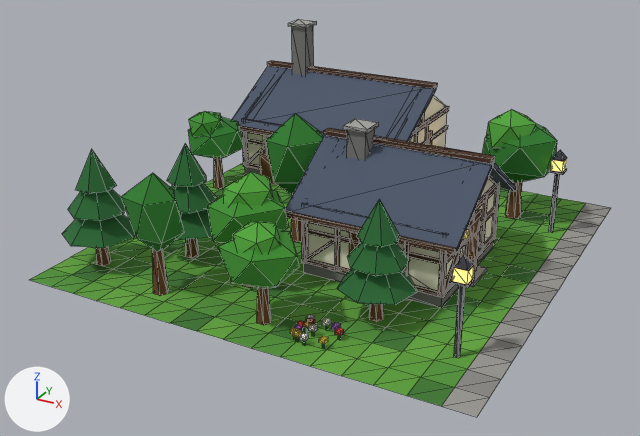
A saved change to the glTF model assets/models/town/chunk_1_3.glb.
One viewpoint serves both versions: a 50 mm lens placed at (37.7, -82.8, 14.1), pointed at (23.2, -56.4, 0.9). The lights are fixed; the arrows at lower left show +X, +Y and +Z. The picture after the commit comes second. Mesh edges are drawn as thin lines. Vertices at exactly the same position are counted once.

Names of what the first picture shows: 'chunk_1_3'.
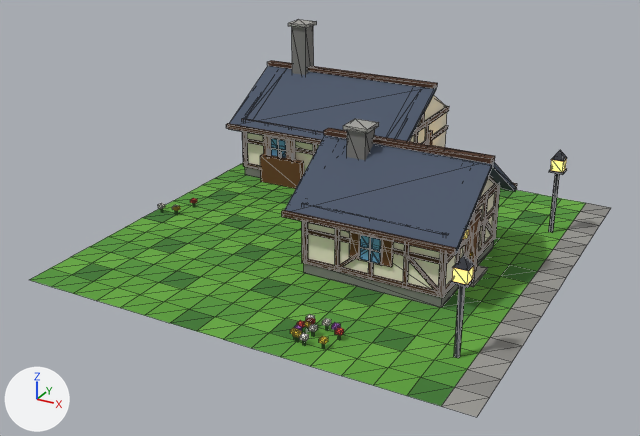
The change, as a list of edits to the scene's bpy script:
```text
Change me_chunk_1_3:
    used by ob_chunk_1_3; location = (0.0, 0.0, 0.0)
    remove me_chunk_1_3.from_pydata(...)  # 2389 vertices, 3718 faces; spans x 15.6..32.0, y -64.0..-46.0, z 0.0..6.3
    add me_chunk_1_3.from_pydata(...)  # 2061 vertices, 3182 faces; spans x 15.9..32.0, y -64.0..-46.0, z 0.0..6.3
    me_chunk_1_3 part 1: the loose piece of 8 vertices spanning x 24.0..25.2, y -59.1..-59.0, z 0.5..1.6 is multiplied about its middle by the matrix ((0.0, 0.975, 0.0), (-0.089, 0.0, -0.971), (-0.971, 0.0, 0.089)), then moved by (-0.6, 10.1, 0.0)
    me_chunk_1_3 part 2: 31 loose pieces with 336 vertices, spanning x 15.6..30.2, y -63.7..-49.2, z 0.0..4.9, are deleted
    me_chunk_1_3 part 3
    44 vertices are removed from x 16.0..29.1, y -59.1..-47.6, z 0.5..1.6
    96 faces are deleted
    10 vertices move within x 16.0..29.1, y -59.1..-48.8, z 0.6..1.5
    50 vertices are added at x 16.0..29.1, y -59.1..-48.9, z 0.5..1.6
    10 new vertices lie (0.0, -1.1, 1.0) away from vertices in x 16.0..29.0, y -54.1..-48.8, z 0.5..0.6
    120 new faces join them, mat_timber
    me_chunk_1_3 part 4
    8 vertices are removed from x 17.0..18.1, y -52.1..-52.0, z 0.5..1.6
    17 faces are deleted
    5 new faces join them, mat_timber
    other edits to the shape of me_chunk_1_3 do not show in these pictures
    remove me_chunk_1_3.materials.append(mat_trunk)
    remove me_chunk_1_3.materials.append(mat_leaf_c)
    remove me_chunk_1_3.materials.append(mat_leaf_a)
    remove me_chunk_1_3.materials.append(mat_leaf_pine)
```

Pixel boxes (x1, y1, x2, y2) of what changed, in the pictures (640 x 436 px; the box of a moved part takes in the faces that stretch with it):
part 1 of me_chunk_1_3, moved or reshaped (not visible afterwards): before (305, 239, 335, 261)
part 2 of me_chunk_1_3, deleted (green): before (62, 109, 557, 325)
part 3 of me_chunk_1_3, moved or reshaped (mostly hidden): before (445, 240, 484, 292); after (337, 220, 496, 293)
part 4 of me_chunk_1_3, cut back: before (246, 146, 266, 165)
